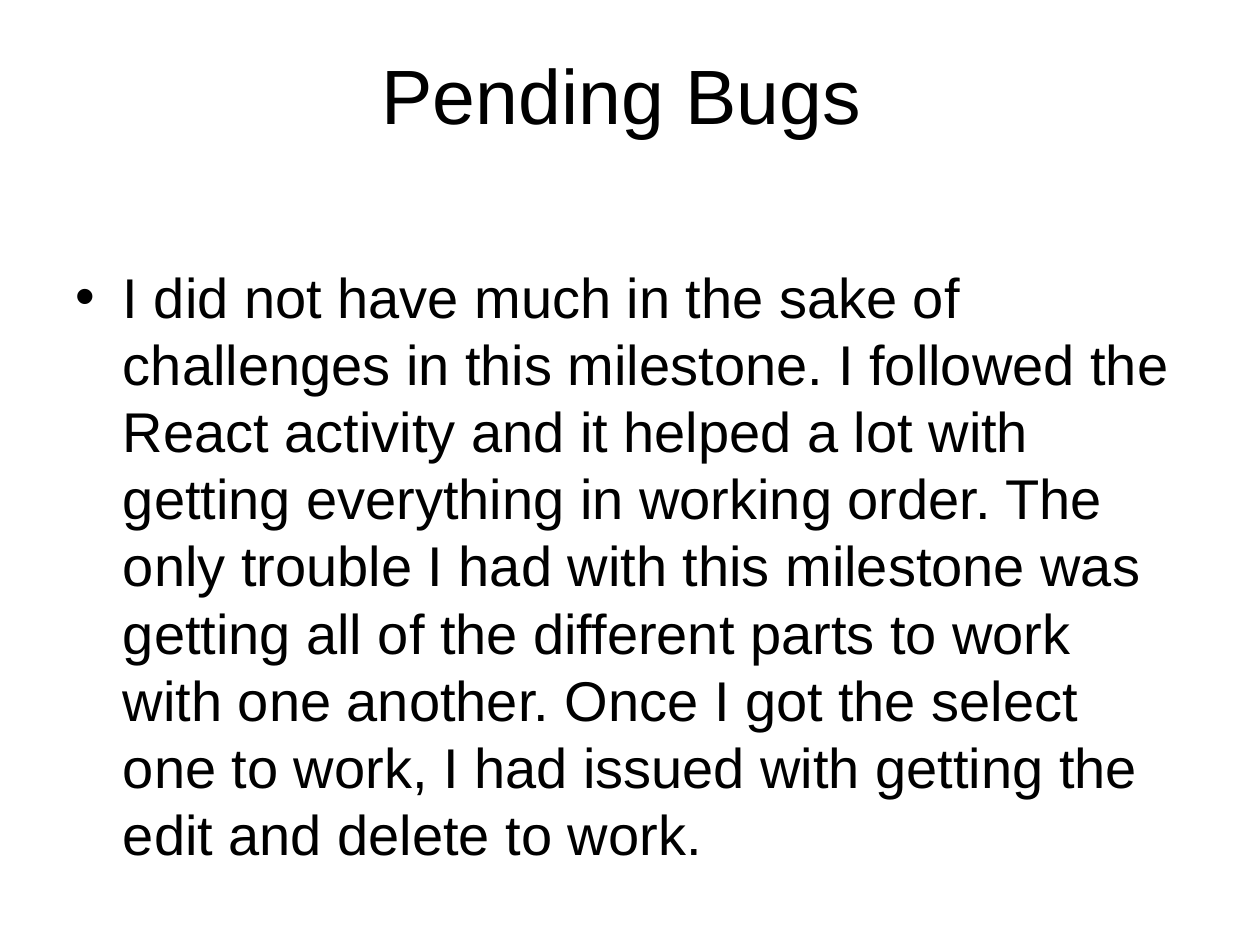
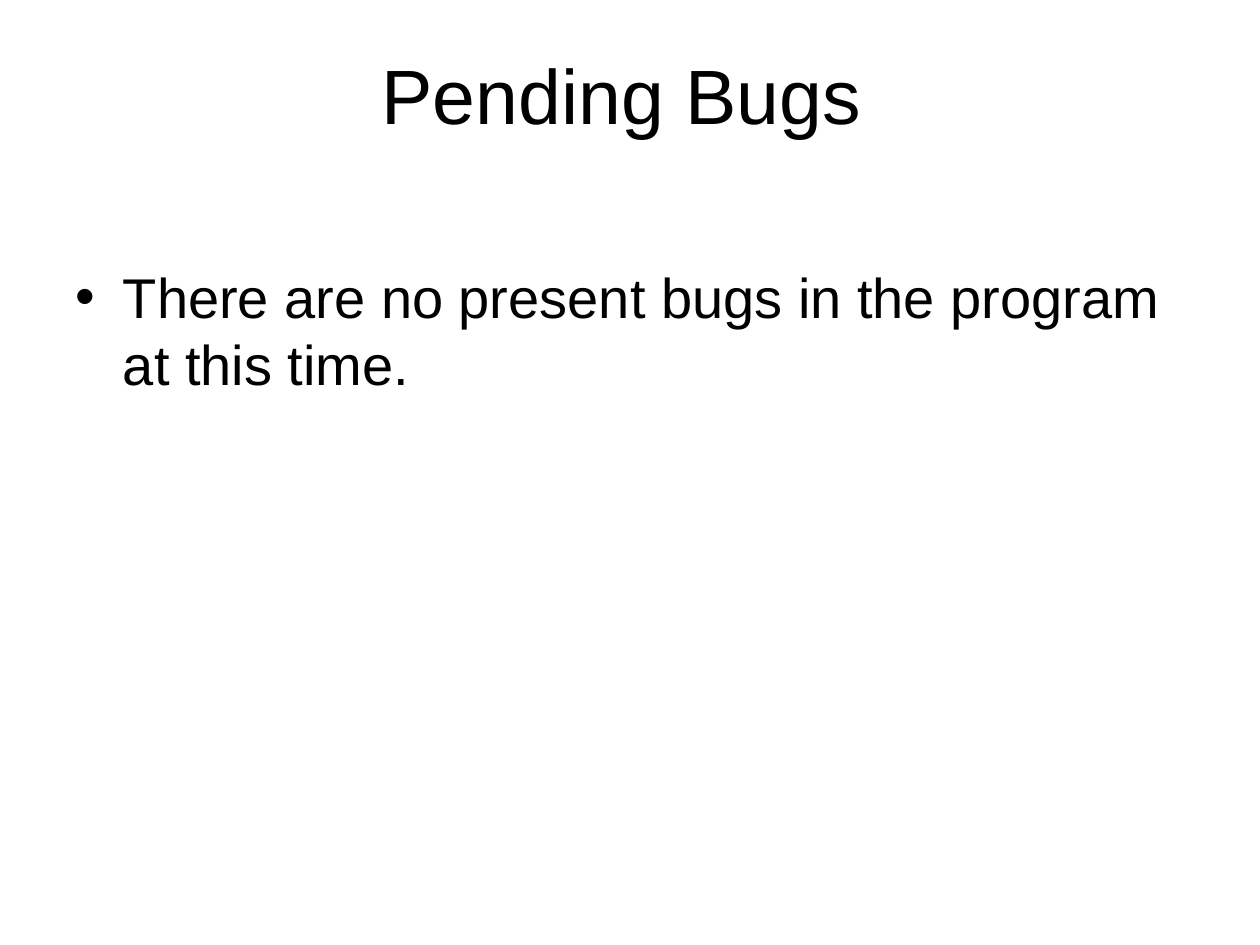
Before and after one commit to rcoon1/CST-391, a slide deck: slide 4 of Milestones/Milestone 6/Milestone6Rcoon.pptx. Drawn at 1260x945 pixels with LibreOffice and Linux fonts; fonts in the diff are those of the drawing; background and template pictures are left out. Boxes give left, top, right and bottom in pixels: in the first picture for what was removed or moved away, otherwise in the second. Text is boxed around its words. In the diff, an @@ line names an element or a change of style, - is before the commit and + after.

```diff
--- a/Milestones/Milestone 6/Milestone6Rcoon.pptx
+++ b/Milestones/Milestone 6/Milestone6Rcoon.pptx
@@ text at (123, 277, 1159, 386): text changed @@
-• I did not have much in the sake of challenges in this milestone. I followed the React activity and it helped a lot with getting everything in working order. The only trouble I had with this milestone was getting all of the different parts to work with one another. Once I got the select one to work, I had issued with getting the edit and delete to work.
+• There are no present bugs in the program at this time.
```
Also in this commit, not shown: 6 other slides changed, 3 slides added, 1 slide removed, 1 other file.
